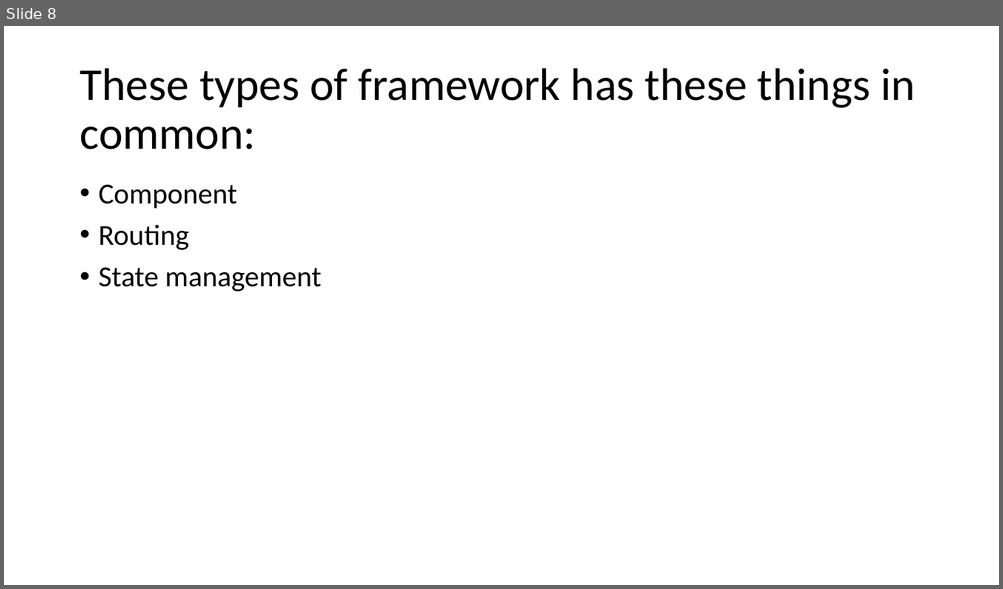
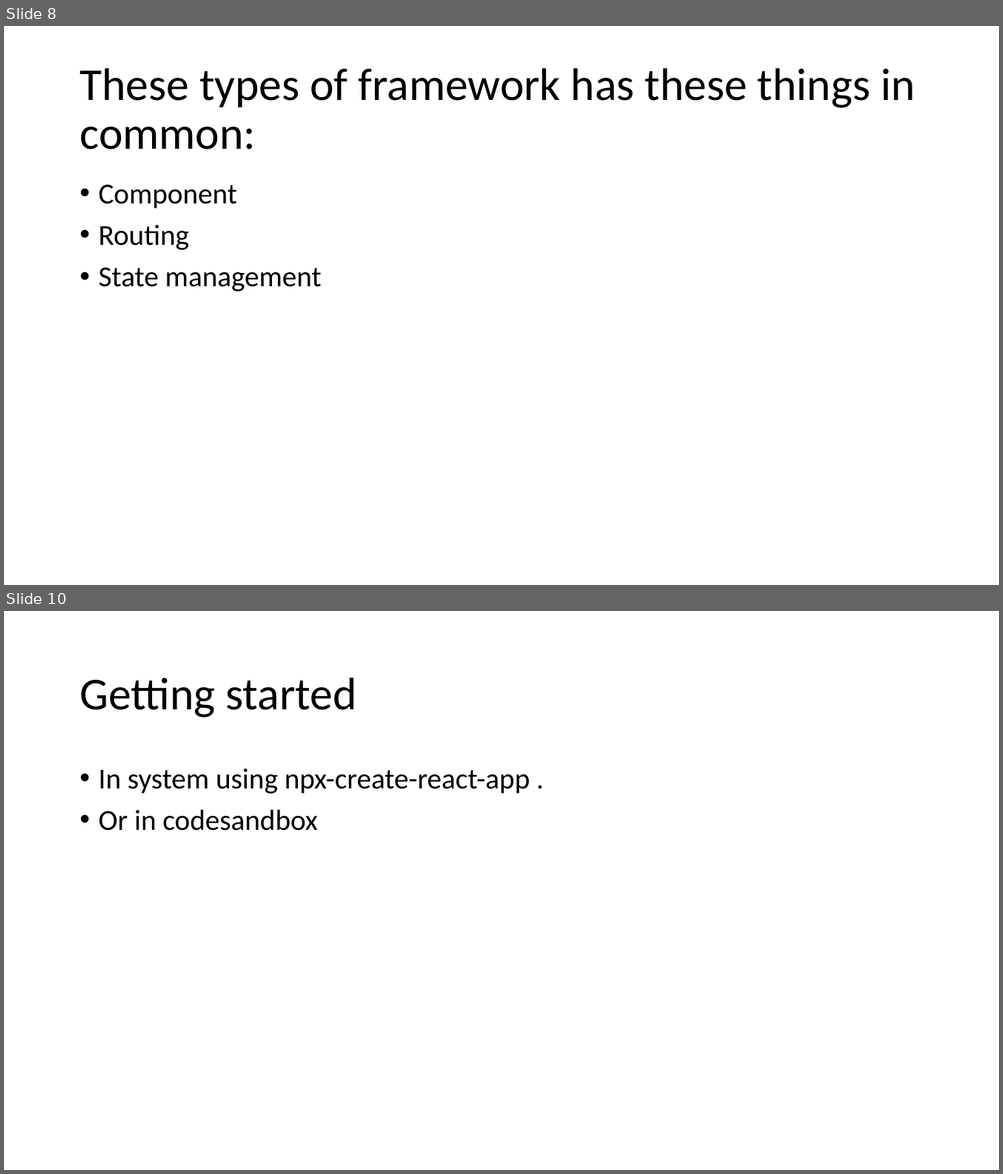
Before and after one commit to Prasundas99/Web-Development-Traning, a slide deck: 14.React/React.pptx. Shown one above the other, each under a label of ours: slide 8 before the commit, slides 8 and 10 after it; the slides between them are not shown. The pictures are 1003x589 and 1003x1174 pixels, drawn with LibreOffice and Linux fonts; fonts in the diff are those of the drawing. Boxes give left, top, right and bottom in pixels: in the first picture for what was removed or moved away, otherwise in the second. Text is boxed around its words. In the diff, an @@ line names an element or a change of style, - is before the commit and + after.

```diff
--- a/14.React/React.pptx
+++ b/14.React/React.pptx
@@ slide 10 added at (4, 611, 999, 1170), background #FFFFFF @@
@@ title added at (79, 678, 357, 718), 44 pt, text #000000 @@
+Getting started
@@ text added at (99, 769, 530, 831), 28 pt, text #000000 @@
+• In system using npx-create-react-app .
+• Or in codesandbox
```
Also in this commit, not shown: 1 slide changed, 7 other slides added, 23 other files.
